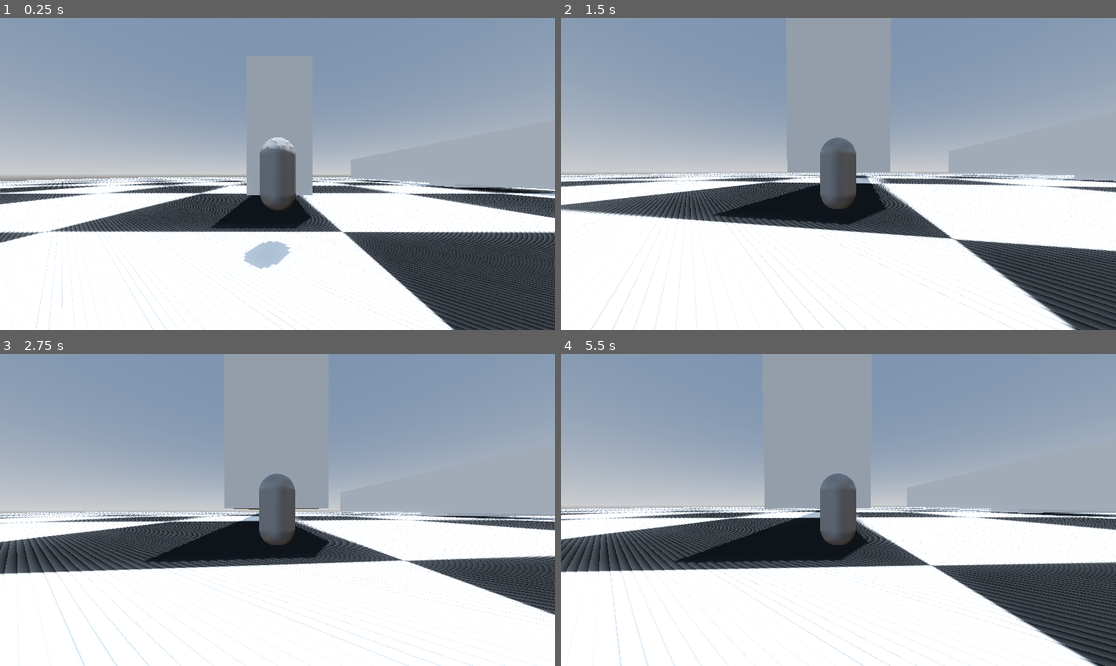
Above: before the commit, frames 1-4 (two rows, left to right).
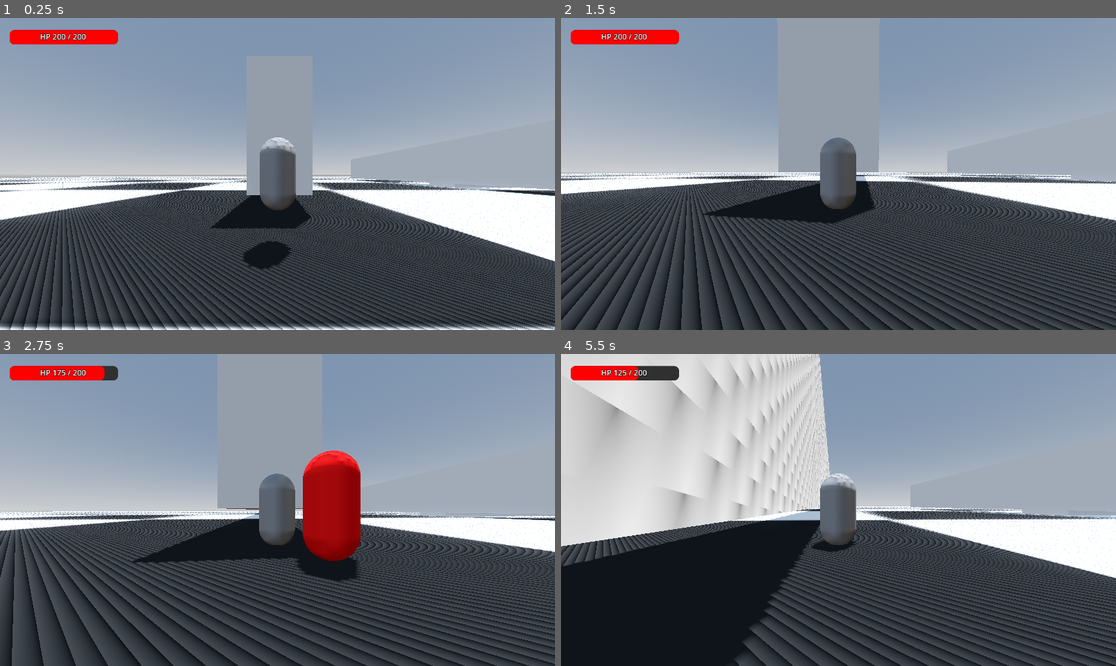
Above: after the commit, the same moments.

Repository: Hariswandi488/project-breakpoint
Game: Godot game, scene res://Scenes/main.tscn
Same seed, same stepped clock (60 frames per second), same inputs: the game is played once before the commit and once after it.
Inputs (mouse positions are in pixels of both pictures, inside the frame that each line leads up to):
- Up to frame 1 (0.25 s): no input
- Up to frame 2 (1.5 s): move the mouse to (866, 174) at 0.52 s; hold W (move_forward) from 0.53 s (still down); click (866, 174) at 0.6 s; tap Space (jump) at 0.77 s; move the mouse to (810, 174) at 1.27 s; click (810, 174) at 1.35 s
- Up to frame 3 (2.75 s): keep holding W (move_forward); tap Space (jump) at 1.52 s; move the mouse to (288, 503) at 2.02 s; hold Shift (sprint) from 2.03 s (still down); click (288, 503) at 2.3 s
- Up to frame 4 (5.5 s): keep holding W (move_forward); move the mouse to (832, 516) at 2.77 s; release Shift (sprint) at 2.78 s; click (832, 516) at 2.85 s; tap Space (jump) at 3.02, 3.77, 4.52 s; move the mouse to (877, 513) at 3.52 s; click (877, 513) at 3.6 s; tap F3 (toggle_debug) at 4.15 s; move the mouse to (794, 506) at 4.27 s; tap Shift (sprint) at 4.35 s; click (794, 506) at 4.55 s; tap R (restart, bound only after the commit) at 4.9 s; move the mouse to (844, 510) at 5.02 s; click (844, 510) at 5.1 s

The runs differ from the first frame. In frame 1, 32% of the frame differs, in the area x 0-100%, y 3-100%; in frame 2, 39%; in frame 3, 43%; in frame 4, 62%, in the area x 0-100%, y 0-100%.

Commit message:
Update V0.5-playable
adding a simpel gamemanager to  restart game

Diff:
--- /dev/null
+++ b/Scenes/Entities/Component/health_component.tscn
@@ -0,0 +1,6 @@
+[gd_scene load_steps=2 format=3 uid="uid://ckxddworg1tw"]
+
+[ext_resource type="Script" uid="uid://cdndhfx0jvmot" path="res://Scripts/Entities/Component/health_component.gd" id="1_djuru"]
+
+[node name="HealthComponent" type="Node"]
+script = ExtResource("1_djuru")
--- /dev/null
+++ b/Scenes/Entities/Component/state.tscn
@@ -0,0 +1,6 @@
+[gd_scene load_steps=2 format=3 uid="uid://bxskfb4x5bfw7"]
+
+[ext_resource type="Script" uid="uid://b1i660wsqhhl6" path="res://Scripts/state.gd" id="1_ey7ts"]
+
+[node name="State" type="Node"]
+script = ExtResource("1_ey7ts")
--- a/Scenes/Entities/Enemies/soldier.tscn
+++ b/Scenes/Entities/Enemies/soldier.tscn
@@ -10,15 +10,16 @@
 [sub_resource type="CapsuleMesh" id="CapsuleMesh_tsarg"]
 
 [sub_resource type="BoxShape3D" id="BoxShape3D_xaig1"]
-size = Vector3(1.41217, 1.20619, 0.772461)
+size = Vector3(1.41217, 1.20619, 0.93689)
 
 [sub_resource type="CapsuleShape3D" id="CapsuleShape3D_e57cs"]
 
 [node name="Soldier" type="CharacterBody3D"]
 collision_layer = 4
-collision_mask = 9
+collision_mask = 13
 script = ExtResource("1_7hcct")
 chase_speed = 5.0
+damage = 25
 
 [node name="Visual" type="Node3D" parent="."]
 
@@ -31,7 +32,7 @@
 collision_mask = 2
 
 [node name="HitboxShape" type="CollisionShape3D" parent="Visual/Hitbox"]
-transform = Transform3D(1, 0, 0, 0, 1, 0, 0, 0, 1, -0.00576782, 0.0830002, 0.88623)
+transform = Transform3D(1, 0, 0, 0, 1, 0, 0, 0, 1, -0.00576782, 0.0830002, 0.968444)
 shape = SubResource("BoxShape3D_xaig1")
 
 [node name="CollisionShape3D" type="CollisionShape3D" parent="."]
--- a/Scenes/Entities/Player/player.tscn
+++ b/Scenes/Entities/Player/player.tscn
@@ -1,10 +1,10 @@
 [gd_scene load_steps=9 format=3 uid="uid://dew1wtx273lmu"]
 
 [ext_resource type="Script" uid="uid://dwxqx4bctnder" path="res://Scripts/Entities/Player/player.gd" id="1_v0iea"]
-[ext_resource type="PackedScene" uid="uid://ckxddworg1tw" path="res://Scenes/Entities/health_component.tscn" id="2_6t5aa"]
-[ext_resource type="PackedScene" uid="uid://bxskfb4x5bfw7" path="res://Scenes/Entities/state.tscn" id="3_vgqql"]
+[ext_resource type="PackedScene" uid="uid://ckxddworg1tw" path="res://Scenes/Entities/Component/health_component.tscn" id="2_6t5aa"]
+[ext_resource type="PackedScene" uid="uid://bxskfb4x5bfw7" path="res://Scenes/Entities/Component/state.tscn" id="3_vgqql"]
 
-[sub_resource type="CapsuleMesh" id="CapsuleMesh_f60y1"]
+[sub_resource type="CapsuleMesh" id="CapsuleMesh_rx582"]
 
 [sub_resource type="BoxShape3D" id="BoxShape3D_6t5aa"]
 size = Vector3(1.8049, 1.37695, 1.2207)
@@ -27,13 +27,14 @@
 script = ExtResource("1_v0iea")
 attack_deceleration = 30.0
 dead_deceleration = 30.0
+move_accleration = 30.0
 
 [node name="Visual" type="Node3D" parent="."]
 
 [node name="MeshInstance3D" type="MeshInstance3D" parent="Visual"]
 transform = Transform3D(1, 0, 0, 0, 1, 0, 0, 0, 1, 0.0118825, 2.38419e-07, 0.0117793)
 layers = 2
-mesh = SubResource("CapsuleMesh_f60y1")
+mesh = SubResource("CapsuleMesh_rx582")
 
 [node name="HitBox" type="Area3D" parent="Visual"]
 collision_layer = 8
--- a/Scenes/Entities/health_component.tscn
+++ /dev/null
@@ -1,6 +0,0 @@
-[gd_scene load_steps=2 format=3 uid="uid://ckxddworg1tw"]
-
-[ext_resource type="Script" uid="uid://cdndhfx0jvmot" path="res://Scripts/Entities/Component/health_component.gd" id="1_ffbth"]
-
-[node name="HealthComponent" type="Node"]
-script = ExtResource("1_ffbth")
--- a/Scenes/Entities/state.tscn
+++ /dev/null
@@ -1,6 +0,0 @@
-[gd_scene load_steps=2 format=3 uid="uid://bxskfb4x5bfw7"]
-
-[ext_resource type="Script" uid="uid://b1i660wsqhhl6" path="res://Scripts/state.gd" id="1_epifs"]
-
-[node name="State" type="Node"]
-script = ExtResource("1_epifs")
--- /dev/null
+++ b/Scenes/Game/game_manager.tscn
@@ -0,0 +1,6 @@
+[gd_scene load_steps=2 format=3 uid="uid://do0tj1xn46hkh"]
+
+[ext_resource type="Script" uid="uid://cag0dyy8g1rqa" path="res://Scripts/Game/game_manager.gd" id="1_jlyya"]
+
+[node name="GameManager" type="Node"]
+script = ExtResource("1_jlyya")
--- /dev/null
+++ b/Scenes/UI/end_screen.tscn
@@ -0,0 +1,38 @@
+[gd_scene load_steps=2 format=3 uid="uid://b4pas3lban74q"]
+
+[ext_resource type="Script" uid="uid://cv4bowvklp38w" path="res://Scripts/UI/end_screen.gd" id="1_8nohl"]
+
+[node name="EndScreen" type="CanvasLayer"]
+layer = 10
+script = ExtResource("1_8nohl")
+
+[node name="Dim" type="ColorRect" parent="."]
+anchors_preset = 15
+anchor_right = 1.0
+anchor_bottom = 1.0
+grow_horizontal = 2
+grow_vertical = 2
+color = Color(0, 0, 0, 0.588235)
+
+[node name="Box" type="VBoxContainer" parent="."]
+anchors_preset = 8
+anchor_left = 0.5
+anchor_top = 0.5
+anchor_right = 0.5
+anchor_bottom = 0.5
+offset_left = -20.0
+offset_top = -20.0
+offset_right = 20.0
+offset_bottom = 20.0
+grow_horizontal = 2
+grow_vertical = 2
+
+[node name="ResultLabel" type="Label" parent="Box"]
+layout_mode = 2
+theme_override_font_sizes/font_size = 48
+horizontal_alignment = 1
+
+[node name="RestartButton" type="Button" parent="Box"]
+custom_minimum_size = Vector2(0, 48)
+layout_mode = 2
+text = "Main lagi"
--- /dev/null
+++ b/Scenes/UI/hud.tscn
@@ -0,0 +1,42 @@
+[gd_scene load_steps=5 format=3 uid="uid://dfmrgk7rpyjlc"]
+
+[ext_resource type="Script" uid="uid://dk8js13s0ub57" path="res://Scripts/UI/hud.gd" id="1_sprlj"]
+
+[sub_resource type="StyleBoxFlat" id="StyleBoxFlat_ny26j"]
+bg_color = Color(0.187176, 0.187176, 0.187176, 1)
+corner_radius_top_left = 10
+corner_radius_top_right = 10
+corner_radius_bottom_right = 10
+corner_radius_bottom_left = 10
+
+[sub_resource type="StyleBoxFlat" id="StyleBoxFlat_fdl0h"]
+bg_color = Color(1, 0, 0, 1)
+corner_radius_top_left = 10
+corner_radius_top_right = 10
+corner_radius_bottom_right = 10
+corner_radius_bottom_left = 10
+
+[sub_resource type="LabelSettings" id="LabelSettings_8glcj"]
+outline_size = 3
+outline_color = Color(0, 0, 0, 1)
+
+[node name="HUD" type="CanvasLayer"]
+script = ExtResource("1_sprlj")
+
+[node name="ProgressBar" type="ProgressBar" parent="."]
+offset_left = 20.0
+offset_top = 25.0
+offset_right = 245.0
+offset_bottom = 55.0
+theme_override_styles/background = SubResource("StyleBoxFlat_ny26j")
+theme_override_styles/fill = SubResource("StyleBoxFlat_fdl0h")
+show_percentage = false
+
+[node name="Label" type="Label" parent="ProgressBar"]
+layout_mode = 0
+offset_right = 222.0
+offset_bottom = 28.0
+text = "HP x/y"
+label_settings = SubResource("LabelSettings_8glcj")
+horizontal_alignment = 1
+vertical_alignment = 1
--- a/Scenes/arena.tscn
+++ b/Scenes/arena.tscn
@@ -58,7 +58,7 @@
 physics_material_override = SubResource("PhysicsMaterial_jdqfs")
 
 [node name="MeshInstance3D" type="MeshInstance3D" parent="StaticBody3D"]
-transform = Transform3D(27.9919, 0, 0, 0, 0.76008, 0, 0, 0, 23.4372, 5.47724e-09, -8.59193e-09, -1.89213e-08)
+transform = Transform3D(50.3612, 0, 0, 0, 0.76008, 0, 0, 0, 38.0628, 5.47724e-09, -8.59193e-09, -1.89213e-08)
 material_override = SubResource("StandardMaterial3D_nnts3")
 lod_bias = 0.001
 mesh = SubResource("PlaneMesh_nnts3")
--- a/Scenes/main.tscn
+++ b/Scenes/main.tscn
@@ -1,20 +1,39 @@
-[gd_scene load_steps=5 format=3 uid="uid://bj30vmg7uy53s"]
+[gd_scene load_steps=8 format=3 uid="uid://bj30vmg7uy53s"]
 
 [ext_resource type="PackedScene" uid="uid://bmvo1sir8r0cm" path="res://Scenes/arena.tscn" id="1_bo1nx"]
 [ext_resource type="PackedScene" uid="uid://dew1wtx273lmu" path="res://Scenes/Entities/Player/player.tscn" id="2_8gbba"]
+[ext_resource type="PackedScene" uid="uid://b4pas3lban74q" path="res://Scenes/UI/end_screen.tscn" id="3_6bp64"]
 [ext_resource type="PackedScene" uid="uid://b8r0c7475rc6d" path="res://Scenes/Entities/Enemies/dummy.tscn" id="3_8gbba"]
 [ext_resource type="PackedScene" uid="uid://dmrvmr0lnobaa" path="res://Scenes/Entities/Enemies/soldier.tscn" id="4_jjvhh"]
+[ext_resource type="PackedScene" uid="uid://do0tj1xn46hkh" path="res://Scenes/Game/game_manager.tscn" id="5_21xkr"]
+[ext_resource type="PackedScene" uid="uid://dfmrgk7rpyjlc" path="res://Scenes/UI/hud.tscn" id="5_kry3j"]
 
 [node name="Main" type="Node3D"]
+
+[node name="player" parent="." instance=ExtResource("2_8gbba")]
+transform = Transform3D(1, 0, 0, 0, 1, 0, 0, 0, 1, 2.98573, 1.8782, 6.00386)
 
 [node name="Arena" parent="." instance=ExtResource("1_bo1nx")]
 transform = Transform3D(2.72056, 0, 0, 0, 1.30074, 0, 0, 0, 3.15013, 0.129707, -0.381517, 0.204414)
 
-[node name="player" parent="." instance=ExtResource("2_8gbba")]
-transform = Transform3D(1, 0, 0, 0, 1, 0, 0, 0, 1, 2.98573, 1.8782, 6.00386)
-
 [node name="Dummy" parent="." instance=ExtResource("3_8gbba")]
 transform = Transform3D(1, 0, 0, 0, 1, 0, 0, 0, 1, 23.3241, 0.609935, 2.49554)
 
-[node name="Soldier" parent="." instance=ExtResource("4_jjvhh")]
+[node name="Enemies" type="Node3D" parent="."]
+
+[node name="Soldier" parent="Enemies" instance=ExtResource("4_jjvhh")]
 transform = Transform3D(1, 0, 0, 0, 1, 0, 0, 0, 1, 18.6283, 0.609935, 17.356)
+
+[node name="Soldier2" parent="Enemies" instance=ExtResource("4_jjvhh")]
+transform = Transform3D(1, 0, 0, 0, 1, 0, 0, 0, 1, 32.6022, 0.609936, 9.41869)
+
+[node name="Soldier3" parent="Enemies" instance=ExtResource("4_jjvhh")]
+transform = Transform3D(1, 0, 0, 0, 1, 0, 0, 0, 1, 12.4801, 0.609936, 12.7845)
+
+[node name="GameManager" parent="." instance=ExtResource("5_21xkr")]
+
+[node name="UI" type="Node" parent="."]
+
+[node name="HUD" parent="UI" instance=ExtResource("5_kry3j")]
+
+[node name="EndScreen" parent="UI" instance=ExtResource("3_6bp64")]
--- a/Scripts/Debug/debug_manager.gd
+++ b/Scripts/Debug/debug_manager.gd
@@ -2,7 +2,7 @@
 
 var debug_enabled:bool = false
 
-func _input(event: InputEvent) -> void:
+func _input(_event: InputEvent) -> void:
 	if Input.is_action_just_pressed("toggle_debug"):
 		debug_enabled = !debug_enabled
 
@@ -12,4 +12,4 @@
 	if not debug_enabled:
 		return
 
-	print("[%s][%s] [%s] %s" % [system, Entity.name, category, message])
+	print("[%s] [%s] [%s] %s" % [system, Entity.name, category, message])
--- a/Scripts/Entities/Component/health_component.gd
+++ b/Scripts/Entities/Component/health_component.gd
@@ -11,6 +11,7 @@
 
 func _ready() -> void:
 	current_health = max_health
+	health_changed.emit(current_health, max_health)
 
 func take_damage(dmg:int):
 	if current_health <= 0:
--- a/Scripts/Entities/Enemies/dummy.gd
+++ b/Scripts/Entities/Enemies/dummy.gd
@@ -8,7 +8,7 @@
 	health.health_changed.connect(_on_health_changed)
 
 
-func _on_health_changed(current:int, maximum:int) -> void:
+func _on_health_changed(_current:int, _maximum:int) -> void:
 	var mat := StandardMaterial3D.new()
 	mat.albedo_color = Color.RED
 	mesh.material_override = mat
--- a/Scripts/Entities/Enemies/soldier.gd
+++ b/Scripts/Entities/Enemies/soldier.gd
@@ -15,8 +15,6 @@
 
 var player:CharacterBody3D
 var already_hits:Array[Node3D] = []
-
-
 
 func _ready() -> void:
 	hitbox_shape.disabled = true
@@ -55,7 +53,7 @@
 			else:
 				velocity.x = 0
 				velocity.z = 0
-				if attack_cooldown.is_stopped():
+				if attack_cooldown.is_stopped() and player.state.state != player.state.STATE.DEAD:
 					start_attack()
 		state.STATE.ATTACK:
 			velocity.x = 0
--- a/Scripts/Entities/Player/player.gd
+++ b/Scripts/Entities/Player/player.gd
@@ -7,6 +7,7 @@
 @export var mouse_sensivitity:float = 0.003
 @export var attack_deceleration: float = 15.0
 @export var dead_deceleration: float = 15.0
+@export var move_accleration:float = 15.0
 
 @export_group("Combat")
 @export var damage: int = 50
@@ -28,7 +29,7 @@
 	add_to_group("Player")
 	hitbox_shape.disabled = true
 	Input.mouse_mode = Input.MOUSE_MODE_CAPTURED
-	health.health_changed.connect(func(c,m): print("HP",c,"/",m))
+	health.died.connect(_on_died)
 
 func _unhandled_input(event: InputEvent) -> void:
 	if state.state == state.STATE.DEAD:
@@ -67,20 +68,11 @@
 		velocity += get_gravity() * delta
 
 	if state.state == state.STATE.ATTACK:
-		velocity.x = move_toward(
-			velocity.x, 0.0, attack_deceleration * delta
-		)
-		velocity.z = move_toward(
-			velocity.z, 0.0, attack_deceleration * delta
-		)
-
+		velocity.x = move_toward(velocity.x, 0.0, attack_deceleration * delta)
+		velocity.z = move_toward(velocity.z, 0.0, attack_deceleration * delta)
 	elif state.state == state.STATE.DEAD:
-		velocity.x = move_toward(
-			velocity.x, 0.0, dead_deceleration * delta
-		)
-		velocity.z = move_toward(
-			velocity.z, 0.0, dead_deceleration * delta
-		)
+		velocity.x = move_toward(velocity.x, 0.0, dead_deceleration * delta)
+		velocity.z = move_toward(velocity.z, 0.0, dead_deceleration * delta)
 	else:
 		if Input.is_action_just_pressed("jump") and is_on_floor():
 			velocity.y = jump_velocity
@@ -91,8 +83,8 @@
 		direction = direction.normalized()
 
 		var speed := sprint_speed if Input.is_action_pressed("sprint") else walk_speed
-		velocity.x = direction.x * speed
-		velocity.z = direction.z * speed
+		velocity.x = move_toward(velocity.x, direction.x * speed, move_accleration * delta)
+		velocity.z = move_toward(velocity.z, direction.z * speed, move_accleration * delta)
 
 		if direction.length() > 0.1:
 			var target_angel := atan2(direction.x, direction.z)
@@ -129,7 +121,15 @@
 		body.get_node("HealthComponent").take_damage(damage)
 
 func _on_attack_timer_timeout() -> void:
+	if state.state == state.STATE.DEAD:
+		return
 	attack_cooldown.start()
 	hitbox_shape.disabled = true
 	hit_box.monitoring = false
 	state.state = state.STATE.IDLE
+
+
+func _on_died():
+	attack_cooldown.stop()
+	attack_timer.stop()
+	hit_box.set_deferred("monitoring", false)
--- /dev/null
+++ b/Scripts/Game/game_manager.gd
@@ -0,0 +1,41 @@
+extends Node
+
+signal game_won
+signal game_lost
+
+var game_over := false
+var enemies_left := 0
+
+func _ready() -> void:
+	add_to_group("GameManager")
+	var enemies := get_tree().get_nodes_in_group("Enemy")
+	enemies_left = enemies.size()
+	DebugManager.log_debug(self, "GAME", "ENEMY", "Enemy Left: "+str(enemies_left))
+	for e in enemies:
+		e.get_node("HealthComponent").died.connect(_on_enemy_died)
+
+	var player = get_tree().get_first_node_in_group("Player")
+	player.get_node("HealthComponent").died.connect(_on_player_died)
+
+func _on_enemy_died():
+	if game_over:
+		return
+
+	enemies_left -= 1
+	DebugManager.log_debug(self, "GAME", "ENEMY", "Enemy Left: "+str(enemies_left))
+	if enemies_left <= 0:
+		end_game(true)
+
+func _on_player_died():
+	if game_over:
+		return
+
+	end_game(false)
+
+func end_game(won:bool):
+	game_over = true
+
+	if won:
+		game_won.emit()
+	else:
+		game_lost.emit()
--- /dev/null
+++ b/Scripts/UI/end_screen.gd
@@ -0,0 +1,33 @@
+extends CanvasLayer
+
+@onready var result_label: Label = $Box/ResultLabel
+@onready var restart_button: Button = $Box/RestartButton
+
+var game_status = null
+
+func _ready() -> void:
+	hide()
+	restart_button.pressed.connect(_restart)
+	var gm := get_tree().get_first_node_in_group("GameManager")
+	gm.game_won.connect(func(): show_result(true))
+	gm.game_lost.connect(func(): show_result(false))
+
+func show_result(stat:bool):
+	var text = "Menang" if stat else "Kalah"
+	Input.mouse_mode = Input.MOUSE_MODE_VISIBLE
+	if stat:
+		game_status = true
+		result_label.text = text
+	elif not stat:
+		game_status = false
+		result_label.text = text
+	show()
+	DebugManager.log_debug(self, "GAME", "GAMEOVER", text)
+
+func _unhandled_input(_event: InputEvent) -> void:
+	if Input.is_action_pressed("restart") and game_status != null:
+		_restart()
+
+func _restart() -> void:
+	get_tree().reload_current_scene()
+	DebugManager.log_debug(self, "GAME", "RESTART", "Succes")
--- /dev/null
+++ b/Scripts/UI/hud.gd
@@ -0,0 +1,19 @@
+extends CanvasLayer
+
+@onready var progress_bar: ProgressBar = $ProgressBar
+@onready var label: Label = $ProgressBar/Label
+
+var player:CharacterBody3D
+var player_health:HealthComponent
+
+func _ready() -> void:
+	player = get_tree().get_first_node_in_group("Player")
+	player_health = player.get_node("HealthComponent")
+	player_health.health_changed.connect(_on_change_health)
+
+	_on_change_health(player_health.current_health, player_health.max_health)
+
+func _on_change_health(current_hp:int, max_hp:int):
+	label.text = "HP " + str(current_hp) + " / " + str(max_hp)
+	progress_bar.max_value = float(max_hp)
+	progress_bar.value = float(current_hp)
--- a/Scripts/arena.gd
+++ b/Scripts/arena.gd
@@ -4,5 +4,5 @@
 	pass
 
 func _on_area_3d_body_entered(body: Node3D) -> void:
-	if body.is_in_group("PLAYER") and body.has_node("HealthComponent"):
+	if body.is_in_group("Player") and body.has_node("HealthComponent"):
 		body.get_node("HealthComponent").take_damage(100)
--- a/project.godot
+++ b/project.godot
@@ -61,6 +61,11 @@
 "events": [Object(InputEventKey,"resource_local_to_scene":false,"resource_name":"","device":0,"window_id":0,"alt_presse …(194 unchanged characters)…
 ]
 }
+restart={
+"deadzone": 0.2,
+"events": [Object(InputEventKey,"resource_local_to_scene":false,"resource_name":"","device":-1,"window_id":0,"alt_pressed":false,"shift_pressed":false,"ctrl_pressed":false,"meta_pressed":false,"pressed":false,"keycode":0,"physical_keycode":82,"key_label":0,"unicode":114,"location":0,"echo":false,"script":null)
+]
+}
 
 [layer_names]
 
Not shown, added: Scripts/Game/game_manager.gd.uid
Not shown, added: Scripts/UI/end_screen.gd.uid
Not shown, added: Scripts/UI/hud.gd.uid
